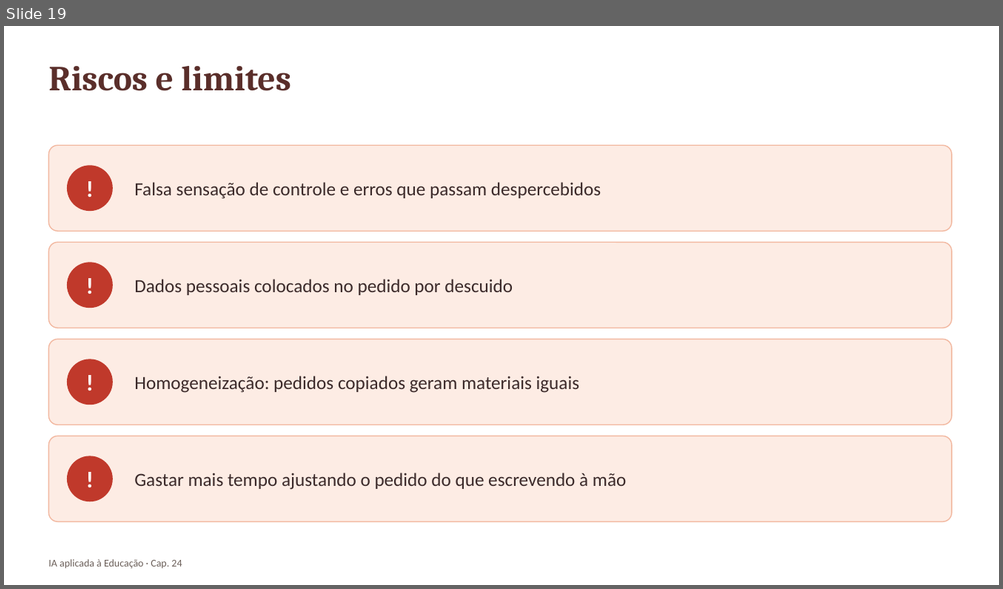
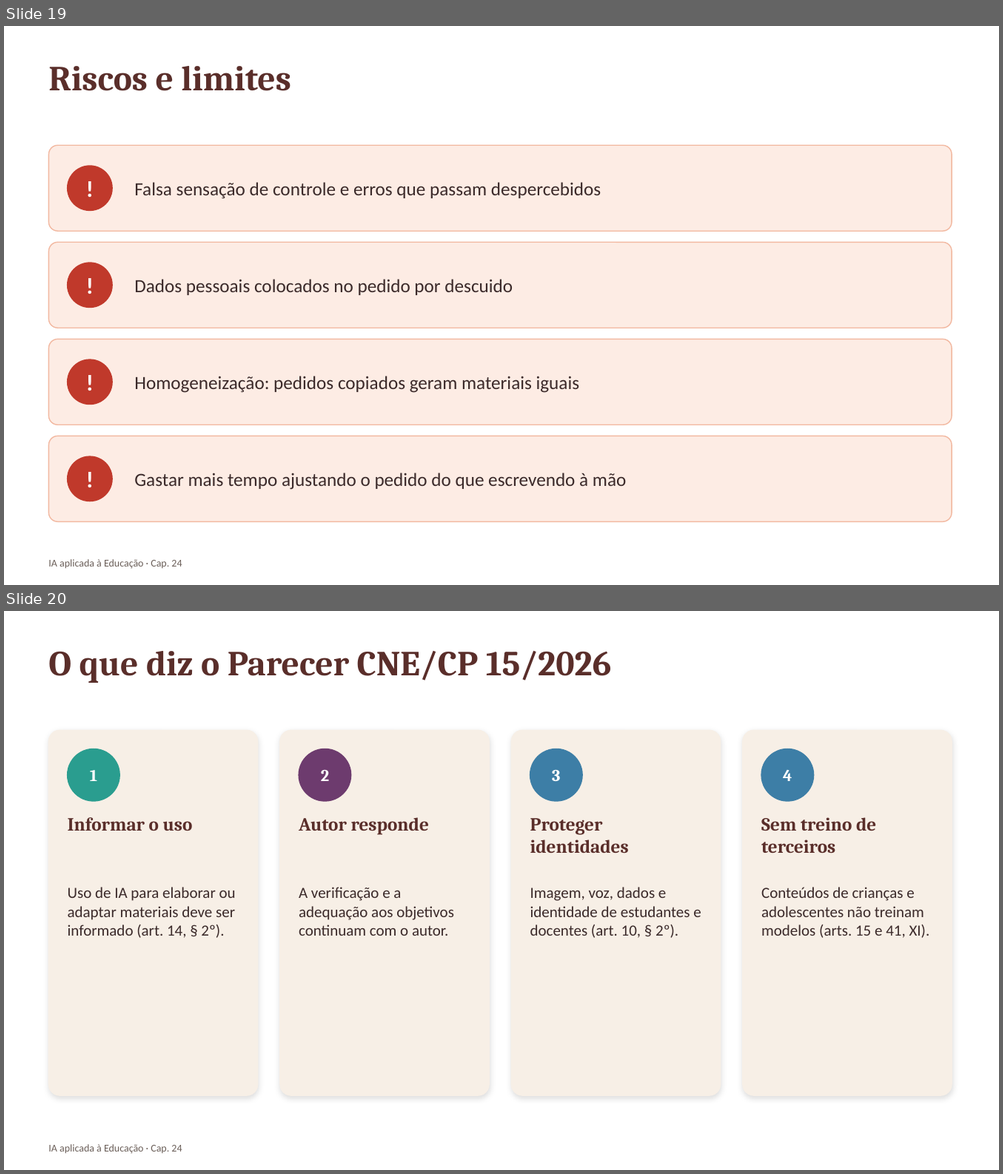
Before and after one commit to arakenmedeiros/claude, a slide deck: livro_ia_educacao/saida/pptx/Cap24_slides.pptx. Shown one above the other, each under a label of ours: slide 19 before the commit, slides 19 and 20 after it. The pictures are 1003x589 and 1003x1174 pixels, drawn with LibreOffice and Linux fonts; fonts in the diff are those of the drawing. Boxes give left, top, right and bottom in pixels: in the first picture for what was removed or moved away, otherwise in the second. Text is boxed around its words. In the diff, an @@ line names an element or a change of style, - is before the commit and + after.

```diff
--- a/livro_ia_educacao/saida/pptx/Cap24_slides.pptx
+++ b/livro_ia_educacao/saida/pptx/Cap24_slides.pptx
@@ slide 20 added at bbox=[4, 611, 999, 1170], background #FFFFFF @@
@@ text added at bbox=[48, 651, 612, 683], 34 pt, text #5A2E2A, bold @@
+O que diz o Parecer CNE/CP 15/2026
@@ rounded rectangle added at bbox=[48, 730, 258, 1096], fill #F7EFE6, outline #F7EFE6 1 pt @@
@@ rounded rectangle added at bbox=[280, 730, 489, 1096], fill #F7EFE6, outline #F7EFE6 1 pt @@
@@ rounded rectangle added at bbox=[512, 730, 720, 1096], fill #F7EFE6, outline #F7EFE6 1 pt @@
@@ rounded rectangle added at bbox=[743, 730, 951, 1096], fill #F7EFE6, outline #F7EFE6 1 pt @@
@@ ellipse added at bbox=[68, 749, 119, 801], fill #2A9D8F, outline #2A9D8F 1 pt @@
@@ ellipse added at bbox=[299, 749, 351, 801], fill #6D3B6E, outline #6D3B6E 1 pt @@
@@ ellipse added at bbox=[530, 749, 582, 801], fill #3D7EA6, outline #3D7EA6 1 pt @@
@@ ellipse added at bbox=[761, 749, 814, 801], fill #3D7EA6, outline #3D7EA6 1 pt @@
@@ text added at bbox=[90, 770, 97, 781], 16 pt, text #FFFFFF, bold @@
+1
@@ text added at bbox=[321, 770, 329, 781], 16 pt, text #FFFFFF, bold @@
+2
@@ text added at bbox=[552, 770, 560, 781], 16 pt, text #FFFFFF, bold @@
+3
@@ text added at bbox=[782, 770, 791, 781], 16 pt, text #FFFFFF, bold @@
+4
@@ text added at bbox=[68, 817, 193, 831], 18 pt, text #5A2E2A, bold @@
+Informar o uso
@@ text added at bbox=[299, 817, 429, 835], 18 pt, text #5A2E2A, bold @@
+Autor responde
@@ text added at bbox=[530, 818, 629, 853], 18 pt, text #5A2E2A, bold @@
+Proteger identidades
@@ text added at bbox=[761, 817, 876, 853], 18 pt, text #5A2E2A, bold @@
+Sem treino de terceiros
@@ text added at bbox=[68, 887, 236, 938], 15 pt, text #3B2A2A @@
+Uso de IA para elaborar ou adaptar materiais deve ser informado (art. 14, § 2º).
@@ text added at bbox=[299, 887, 454, 936], 15 pt, text #3B2A2A @@
+A verificação e a adequação aos objetivos continuam com o autor.
@@ text added at bbox=[530, 887, 700, 938], 15 pt, text #3B2A2A @@
+Imagem, voz, dados e identidade de estudantes e docentes (art. 10, § 2º).
@@ text added at bbox=[761, 887, 930, 938], 15 pt, text #3B2A2A @@
+Conteúdos de crianças e adolescentes não treinam modelos (arts. 15 e 41, XI).
@@ text added at bbox=[48, 1145, 182, 1154], 10 pt, text #6B5F59 @@
+IA aplicada à Educação · Cap. 24
```
Also in this commit, not shown: 35 other files.
